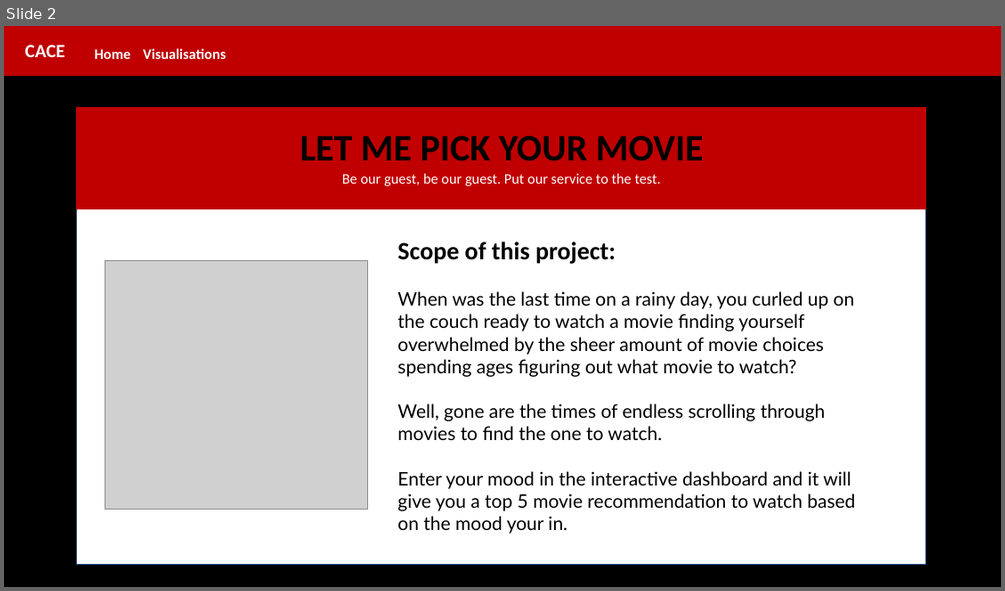
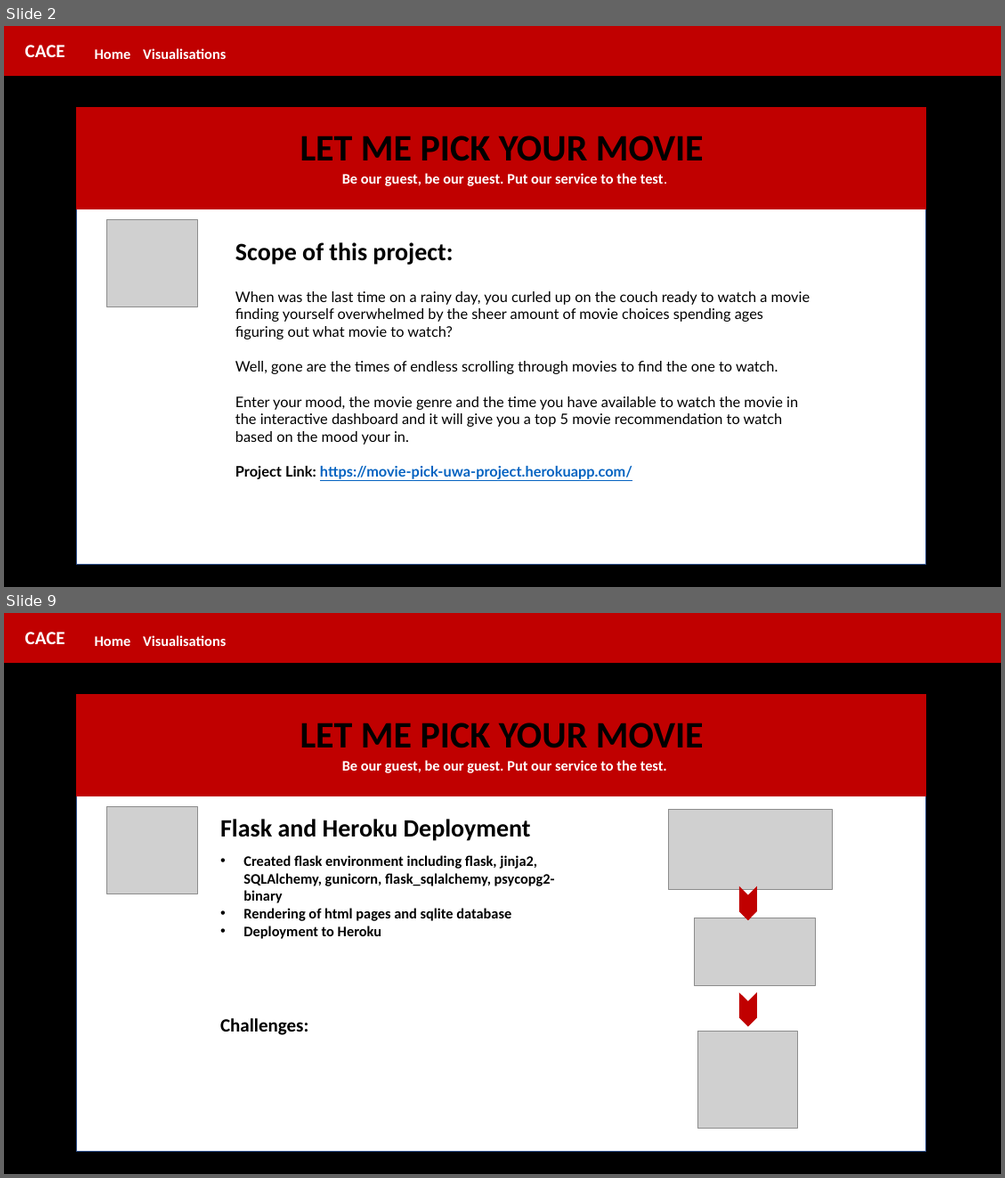
Before and after one commit to CarmenK2/Movie_Pick, a slide deck: Presentation/MoviePick.pptx. Shown one above the other, each under a label of ours: slide 2 before the commit, slides 2 and 9 after it; the slides between them are not shown. The pictures are 1005x591 and 1005x1178 pixels, drawn with LibreOffice and Linux fonts; fonts in the diff are those of the drawing; grey boxes stand for pictures. Boxes give left, top, right and bottom in pixels: in the first picture for what was removed or moved away, otherwise in the second. Text is boxed around its words. In the diff, an @@ line names an element or a change of style, - is before the commit and + after.

```diff
--- a/Presentation/MoviePick.pptx
+++ b/Presentation/MoviePick.pptx
@@ slide 9 added at (4,613,1001,1174), background #FFFFFF @@
@@ rectangle added at (4,613,1001,1174), fill #000000, outline #000000 1 pt @@
@@ rectangle added at (4,613,1001,662), fill #C00000, outline #C00000 1 pt @@
@@ text added at (25,632,65,644), 18 pt, text #FFFFFF, bold @@
+CACE
@@ text added at (95,636,131,646), 14 pt, text #FFFFFF, bold @@
+Home
@@ text added at (143,635,226,646), 14 pt, text #FFFFFF, bold @@
+Visualisations
@@ rectangle added at (77,695,926,1151), fill #FFFFFF, outline #325491 1 pt @@
@@ rectangle added at (77,695,926,796), fill #C00000, outline #C00000 1 pt @@
@@ text added at (300,722,704,748), 36 pt, text #000000, bold @@
+LET ME PICK YOUR MOVIE
@@ text added at (342,760,667,773), 14 pt, text #FFFFFF, bold @@
+Be our guest, be our guest. Put our service to the test.
@@ picture added at (106,807,198,893) @@
@@ text added at (220,819,555,939), 14 pt, text #000000, bold @@
+Flask and Heroku Deployment
+• Created flask environment including flask, jinja2, SQLAlchemy, gunicorn, flask_sqlalchemy, psycopg2-binary
+• Rendering of html pages and sqlite database
+• Deployment to Heroku
@@ text added at (220,1018,308,1035), 18 pt, text #000000, bold @@
+Challenges:
@@ group added at (669,810,832,1128): 3 pictures, 2 chevrons @@
@@ slide 2 changed as well @@
@@ text "Be our guest, be our ..." at (342,173,667,186): bold on @@
@@ picture: place and size @@
-picture at (105,261,367,509)
+picture at (106,220,198,306)
@@ text "Scope of this project:": place and size @@
-text "Scope of this project:" at (397,241,855,533)
+text "Scope of this project:" at (235,242,810,479)
@@ text at (235,291,810,374): size 18 to 14 pt in "When was the last time on a ...", "Well, gone are the times of endless ..." @@
@@ text at (235,396,798,479): text changed; size 18 to 14 pt @@
-Enter your mood in the interactive dashboard and it will give you a top 5 movie recommendation to watch based on the mood your in.
+Enter your mood, the movie genre and the time you have available to watch the movie in the interactive dashboard and it will give you a top 5 movie recommendation to watch based on the mood your in.
+Project Link: https://movie-pick-uwa-project.herokuapp.com/
```
Also in this commit, not shown: 2 other slides changed, 9 other slides added, 19 other files.
